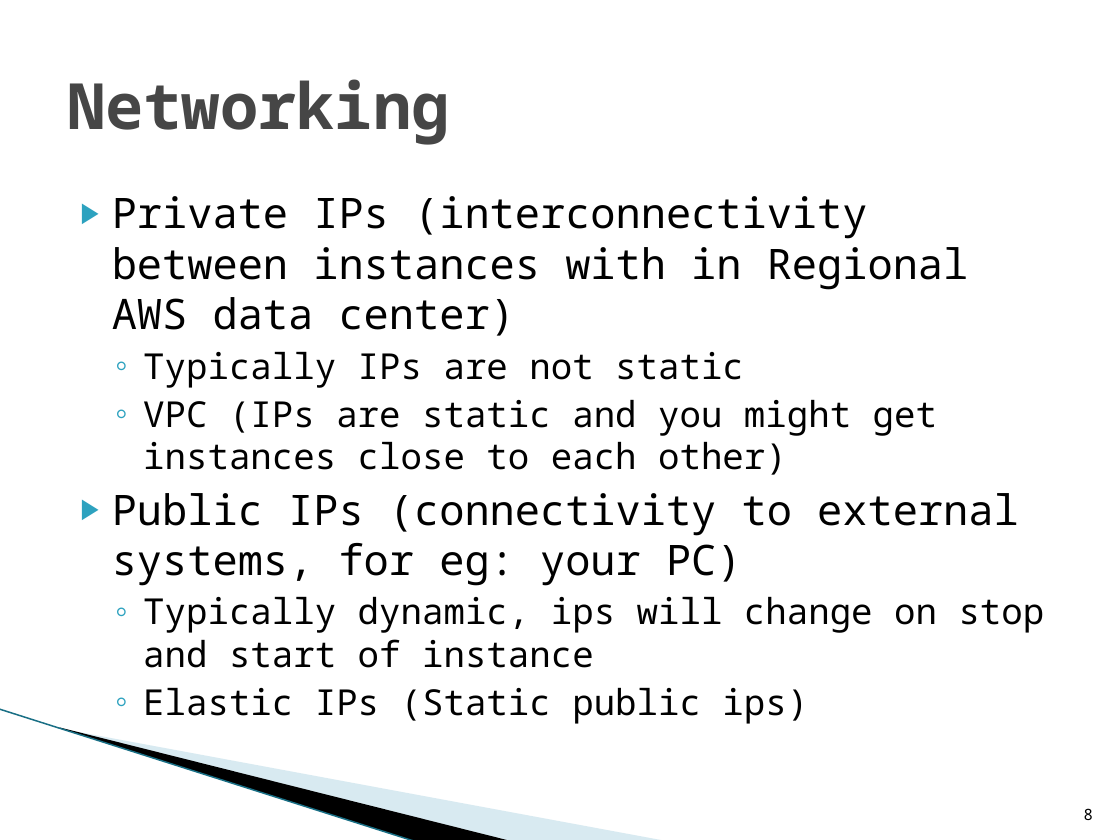
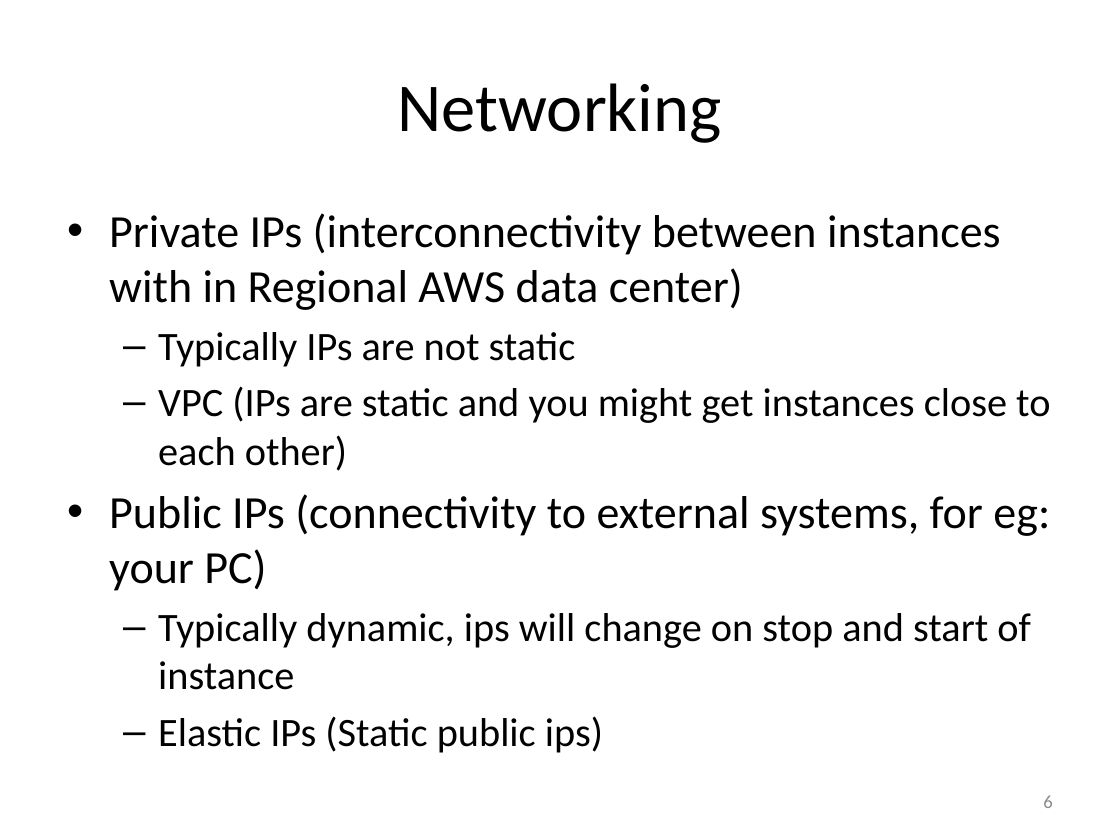
Before and after one commit to dgadiraju/code, a slide deck: slide 6 of hadoop/administration/cloudera/ppts/02AmazonWebServices.pptx (slide 8 before the commit). Drawn at 1120x840 pixels with LibreOffice and Linux fonts; fonts in the diff are those of the drawing; background and template pictures are left out. Boxes give left, top, right and bottom in pixels: in the first picture for what was removed or moved away, otherwise in the second. Text is boxed around its words. In the diff, an @@ line names an element or a change of style, - is before the commit and + after.

```diff
--- a/hadoop/administration/cloudera/ppts/02AmazonWebServices.pptx
+++ b/hadoop/administration/cloudera/ppts/02AmazonWebServices.pptx
@@ title "Networking" at bbox=[398, 83, 722, 143]: size 41 to 44 pt, font Noto Sans Mono to Calibri, text colour #464646 to #000000, bold off; alignment left to centre @@
@@ text "Private IPs (interconnectivity between instances ...": place and size @@
-text "Private IPs (interconnectivity between instances ..." at bbox=[112, 196, 1045, 724]
+text "Private IPs (interconnectivity between instances ..." at bbox=[109, 213, 1050, 753]
@@ text "Private IPs (interconnectivity between instances ..." at bbox=[109, 213, 1050, 753]: size 27 to 29.6 pt in "Private IPs (interconnectivity between instances with in ...", "Public IPs (connectivity to external systems, for ..."; font Noto Sans Mono to Calibri; size 23 to 25.9 pt in "Typically IPs are not static", "VPC (IPs are static and you might ...", "Typically dynamic, ips will change on stop ...", "Elastic IPs (Static public ips)"; bullet ▶ to •; more space between paragraphs; bullet ◦ to – @@
@@ freeform shape removed at bbox=[87, 613, 553, 790] @@
@@ freeform shape removed at bbox=[0, 709, 459, 812] @@
@@ line removed from (0, 709) to (416, 840) @@
@@ page number added at bbox=[1043, 795, 1052, 808], 12 pt, text #8C8C8C @@
+6
@@ page number removed at bbox=[1084, 808, 1093, 820] @@
-8
```
Also in this commit, not shown: 16 other slides changed, 3 slides added, 1 slide removed, 25 other files.
